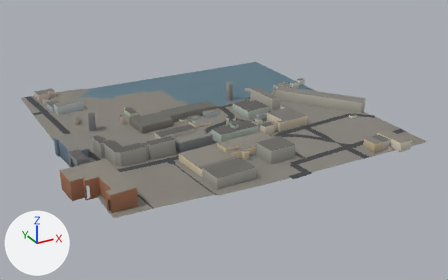
Before and after pictures for a commit that changed the glTF model public/tiles/sf/t1_7.glb.
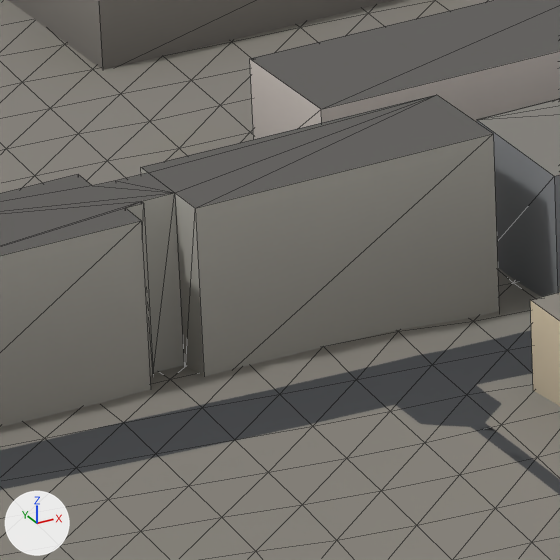
The first picture shows the older version from a camera (50 mm lens) standing at (311.0, -4610.0, 386.0) and looking at (763.0, -3788.0, -24.0). The close-ups show the older and then the newer version on the part from 30% to 40% of the width and 46% to 63% of the height of that picture. Only the edits that show in the close-ups are written down. The axes (+X, +Y, +Z) are drawn at lower left. The lights are the same throughout. The close-ups show mesh edges as thin lines. Where no turn or scale is listed for an object, it has been applied to the vertices.

The first close-up shows 'buildings', 'ground', 'roads'.
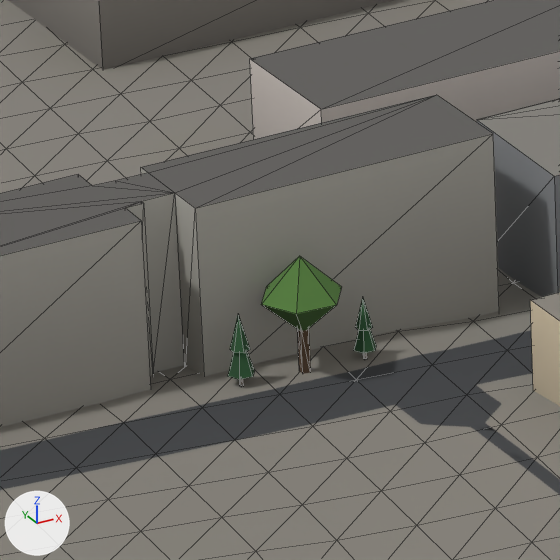
Patch to the scene script:
```diff
--- a/public/tiles/sf/t1_7.glb.py
+++ b/public/tiles/sf/t1_7.glb.py
@@ mat_foliage @@
+mat_foliage = bpy.data.materials.new('foliage')
+mat_foliage.use_nodes = True; mat_foliage.node_tree.nodes.clear()
+_N = mat_foliage.node_tree.nodes; _L = mat_foliage.node_tree.links
+n0 = _N.new('ShaderNodeBsdfPrincipled'); n0.name = 'Principled BSDF'
+n0.inputs[2].default_value = 0.95  # 'Roughness'
+n1 = _N.new('ShaderNodeOutputMaterial'); n1.name = 'Material Output'
+n2 = _N.new('ShaderNodeVertexColor'); n2.name = 'Color Attribute'
+_L.new(n0.outputs[0], n1.inputs[0])  # 'BSDF' to 'Surface'
+_L.new(n2.outputs[0], n0.inputs[0])  # 'Color' to 'Base Color'
@@ me_foliage_conifer @@
+me_foliage_conifer.from_pydata(...)  # 22 vertices, 20 faces; spans x -0.5..0.5, y -0.43..0.43, z -0.02..1.0
+me_foliage_conifer.materials.append(mat_foliage)
@@ me_foliage_broadleaf @@
+me_foliage_broadleaf.from_pydata(...)  # 16 vertices, 20 faces; spans x -5.2..5.2, y -4.5..4.5, z -0.3..15.5
+me_foliage_broadleaf.materials.append(mat_foliage)
@@ ob_foliage_conifer_003 @@
+ob_foliage_conifer_003 = bpy.data.objects.new('foliage-conifer.003', me_foliage_conifer)
+ob_foliage_conifer_003.parent = ob_foliage_conifer
+ob_foliage_conifer_003.location = (-126.5, -114.8, 5.953)
+ob_foliage_conifer_003.scale = (3.0, 3.0, 8.25)
@@ ob_foliage_conifer @@
+ob_foliage_conifer = bpy.data.objects.new('foliage-conifer', None)
+ob_foliage_conifer.location = (750.0, -3750.0, 0.0)
@@ ob_foliage_conifer_002 @@
+ob_foliage_conifer_002 = bpy.data.objects.new('foliage-conifer.002', me_foliage_conifer)
+ob_foliage_conifer_002.parent = ob_foliage_conifer
+ob_foliage_conifer_002.location = (-143.0, -115.5, 6.469)
+ob_foliage_conifer_002.scale = (3.5, 3.5, 9.5)
@@ ob_foliage_broadleaf_001 @@
+ob_foliage_broadleaf_001 = bpy.data.objects.new('foliage-broadleaf.001', me_foliage_broadleaf)
+ob_foliage_broadleaf_001.location = (615.2, -3865.5, 6.2)
```

Location of each change, [x1, y1, x2, y2] in pixels of the close-ups (560 x 560 px):
'foliage-broadleaf.001', added (green): after [261, 256, 342, 374]
'foliage-conifer.002', added (green): after [228, 314, 255, 384]
'foliage-conifer.003', added (green): after [354, 298, 376, 358]
